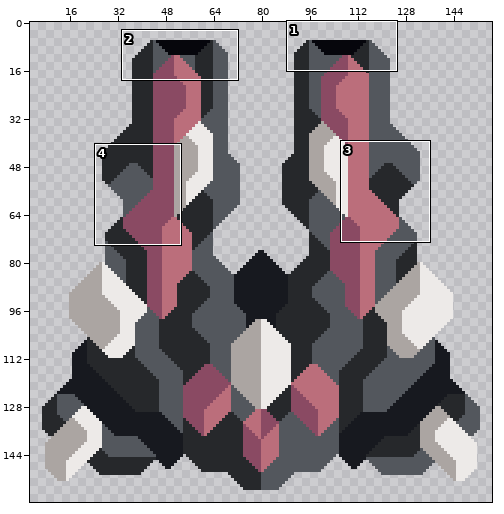
Two states of a sprite sheet, sprites/blocks/Asterion/turrets/transition/transition.png. The first picture is a wide view before the edit; the outline marks the close-up.
Close-up. Before the commit:
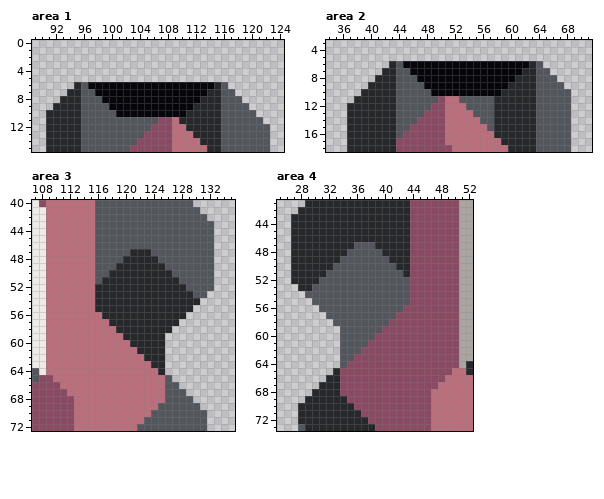
The file is 160x160 pixels. Shown: area 1: x 89..124, y 0..15; area 2: x 34..71, y 3..18; area 3: x 107..135, y 40..72; area 4: x 25..52, y 41..73. The wide view leaves out empty margins. The commit also changed other parts of the picture, which this record leaves out.
Now the later version:
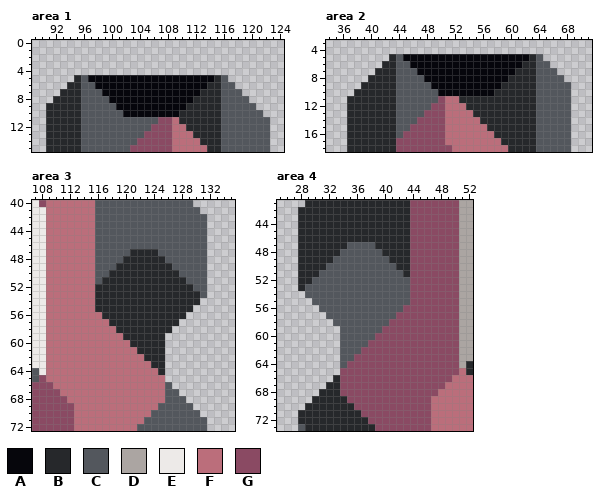
Palette (. is transparent): A #06060c  B #26282b  C #53575d  D #aba5a2  E #edeae8  F #bb6e7b  G #8a4a63
Edits made:
Changed rows in their new state; - is an unchanged pixel.
Area 1:
first column x 91:
 5 ----BCAAAAAAAAAAAAAAAAAABC------
 6 ---B--C----------------B--C-----
 7 --B----C--------------B----C----
 8 -B------C------------B------C---
 9 B--------C----------B--------C--
10 ----------C--------B----------C-
11 -------------------------------C
Area 2:
first column x 37:
 5 ------BCAAAAAAAAAAAAAAAAAABC----
 6 -----B--C----------------B--C---
 7 ----B----C--------------B----C--
 8 ---B------C------------B------C-
 9 --B--------C----------B--------C
10 -B----------C--------B----------
11 B---------------BBBBB-----------
12 -----------------BBBB-----------
13 ------------------BBB-----------
14 -------------------BB-----------
15 --------------------B-----------
Area 3:
first column x 124:
43 --------.
44 --------.
45 --------.
46 --------.
47 B-------.
48 -B------.
49 --B-----.
50 ---B----.
51 ----B---.
52 -----B--.
53 ------B--
first column x 109:
65 F----------------.-----
66 -F----------------.----
67 --F----------------.---
68 ---F----------------.--
69 ---------------------.-
70 ----------------------.
Area 4:
first column x 27:
43 .--------
44 .--------
45 .--------
46 .--------
47 .-------C
48 .------C-
49 .-----C--
50 .----C---
51 .---C----
52 .--C-----
53 --C------
first column x 28:
65 -----.----------------G
66 ----.----------------G-
67 ---.----------------G--
68 --.----------------G---
69 -.---------------------
70 .----------------------
Boxes around the changes in both close-ups, in picture pixels (x1, y1, x2, y2):
changed: (46, 75, 270, 124)
changed: (347, 54, 571, 131)
changed: (151, 221, 214, 298)
changed: (46, 375, 74, 403)
erased: (165, 375, 207, 417)
changed: (291, 214, 354, 291)
erased: (298, 368, 340, 410)
changed: (431, 368, 459, 396)
